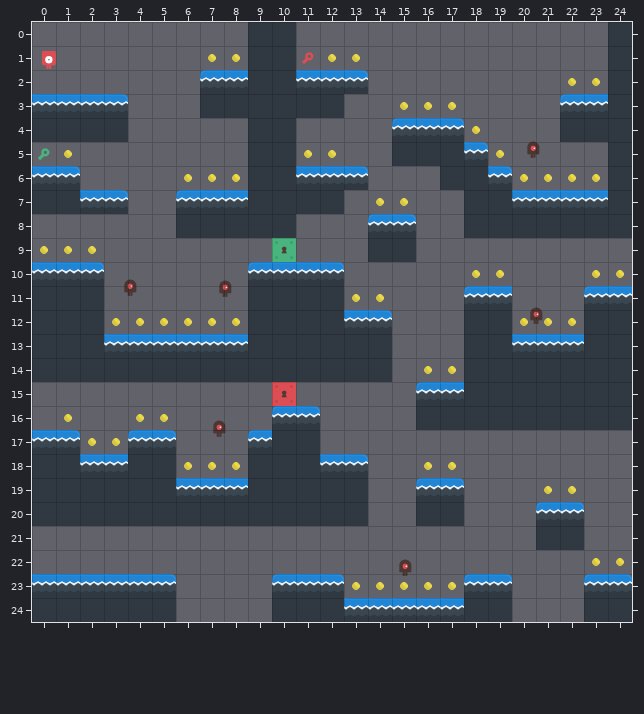
An edit to a level. Tiled map, level3.tmx. The picture above was drawn from the file before the commit.
Cells are 64x64 px. Shown: x 0..24, y 0..24.
New version:
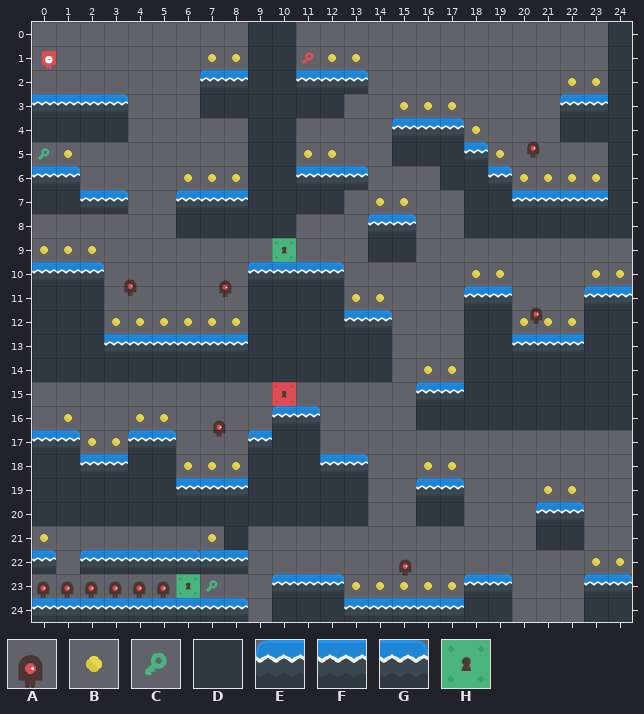
Key: from "Characters": A 1; from "Collectables": B 0, C 1; from "Tiles": D 0, E 1, F 2, G 3, H 5.
_ is an empty cell, . an unchanged one.
Objects are placed by their top-left corner, in cells (3,4 is the top-left corner of cell 3,4); size is 1x1 cell unless given.
From old to new:
--- layer "Tiles"
@@ x 0..8 @@
-21 ........_
-22 _._______
-23 FFFFFG_..
-24 DDDDDD___
+21 ........D
+22 G.EFFFGFF
+23 ______H..
+24 FFFFFFFFG
--- layer "Characters"
+A at 4,23
+A at 2,23
+A at 1,23
+A at 3,23
+A at 5,23
+A at 0,23
--- layer "Collectables"
+B at 7,21
+B at 0,21
+C at 7,23
Where, in picture pixels (left, top, right, bottom), the same in both pictures:
changed: (32, 526, 248, 622)
